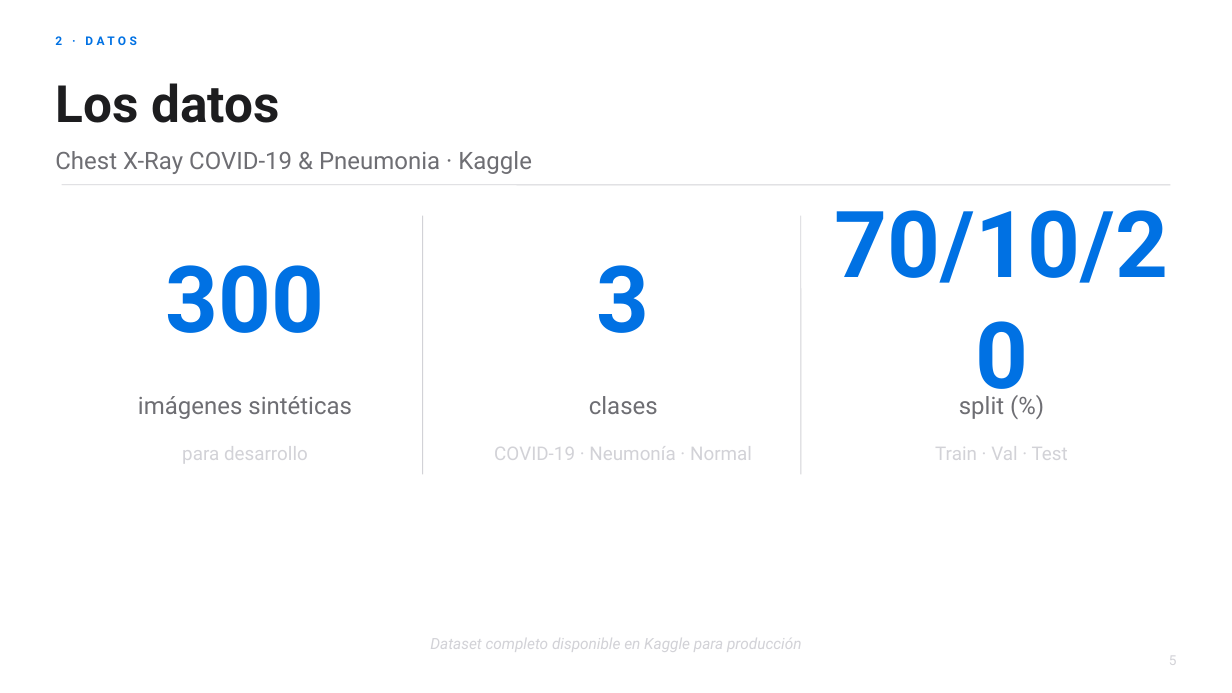
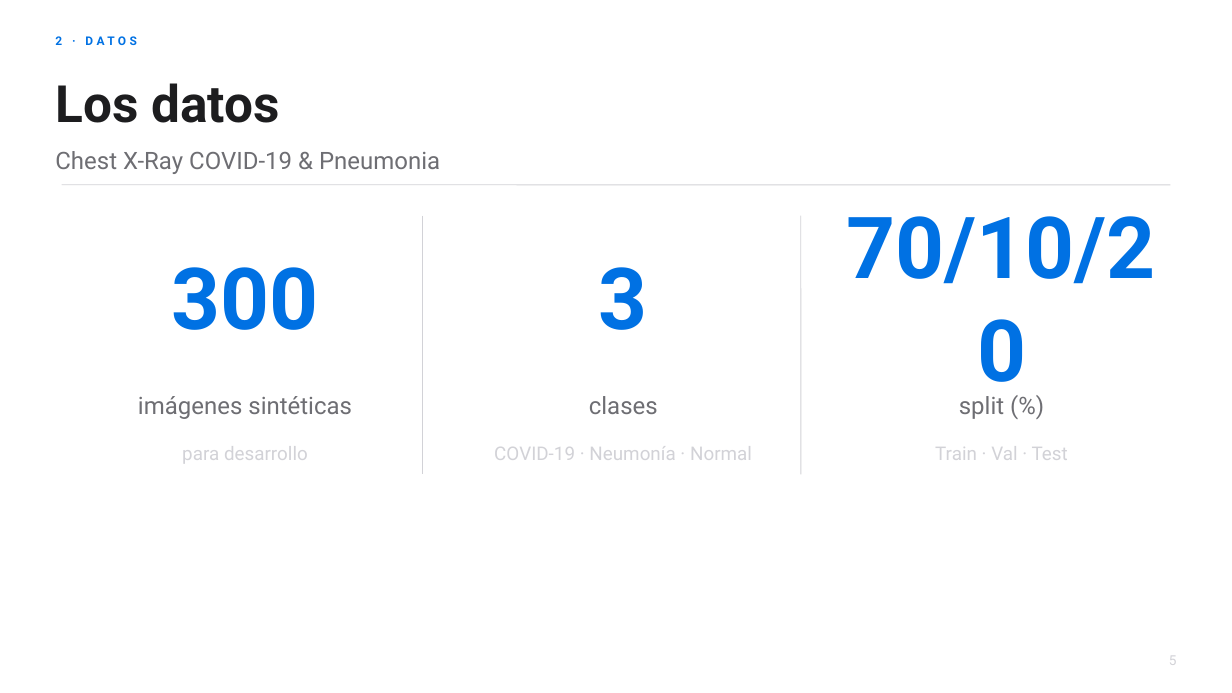
Before and after one commit to rogerjove012005/Hospital-Salle, a slide deck: slide 5 of Presentacion_Hospital_Salle.pptx. Drawn at 1232x693 pixels with LibreOffice and Linux fonts; fonts in the diff are those of the drawing. Boxes give left, top, right and bottom in pixels: in the first picture for what was removed or moved away, otherwise in the second. Text is boxed around its words. In the diff, an @@ line names an element or a change of style, - is before the commit and + after.

```diff
--- a/Presentacion_Hospital_Salle.pptx
+++ b/Presentacion_Hospital_Salle.pptx
@@ text at [55, 151, 440, 174]: text changed @@
-Chest X-Ray COVID-19 & Pneumonia · Kaggle
+Chest X-Ray COVID-19 & Pneumonia
@@ text "70/10/20": place and size @@
-text "70/10/20" at [835, 210, 1169, 283]
+text "70/10/20" at [847, 216, 1156, 284]
@@ size 54 to 50 pt in 3 elements at [847, 216, 1156, 284], [172, 267, 319, 330], [599, 267, 648, 330] @@
@@ text removed at [430, 638, 802, 652] @@
-Dataset completo disponible en Kaggle para producción
```
Also in this commit, not shown: 12 other slides changed, 2 slides added, 2 slides removed, 4 other files.
